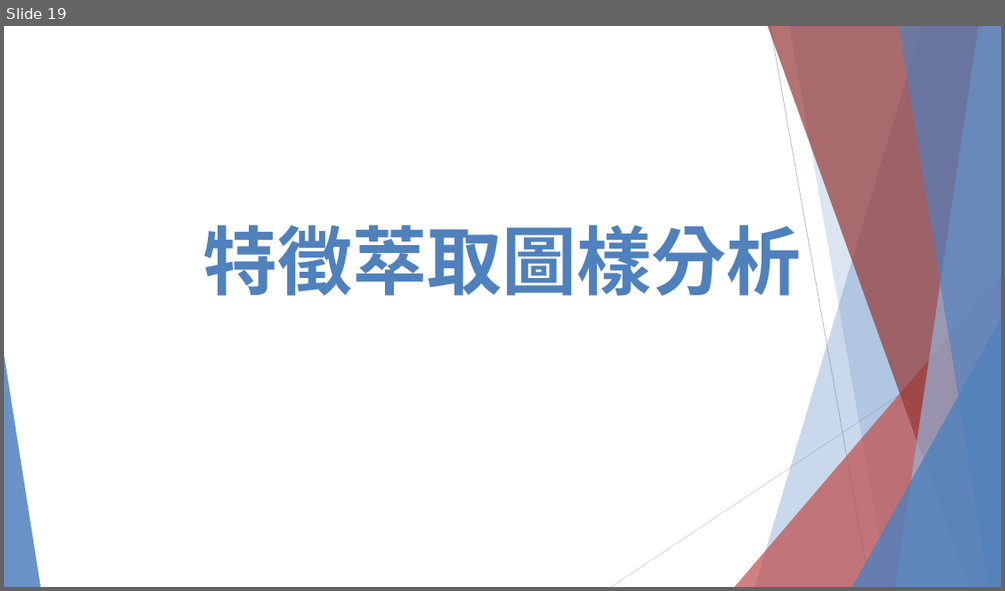
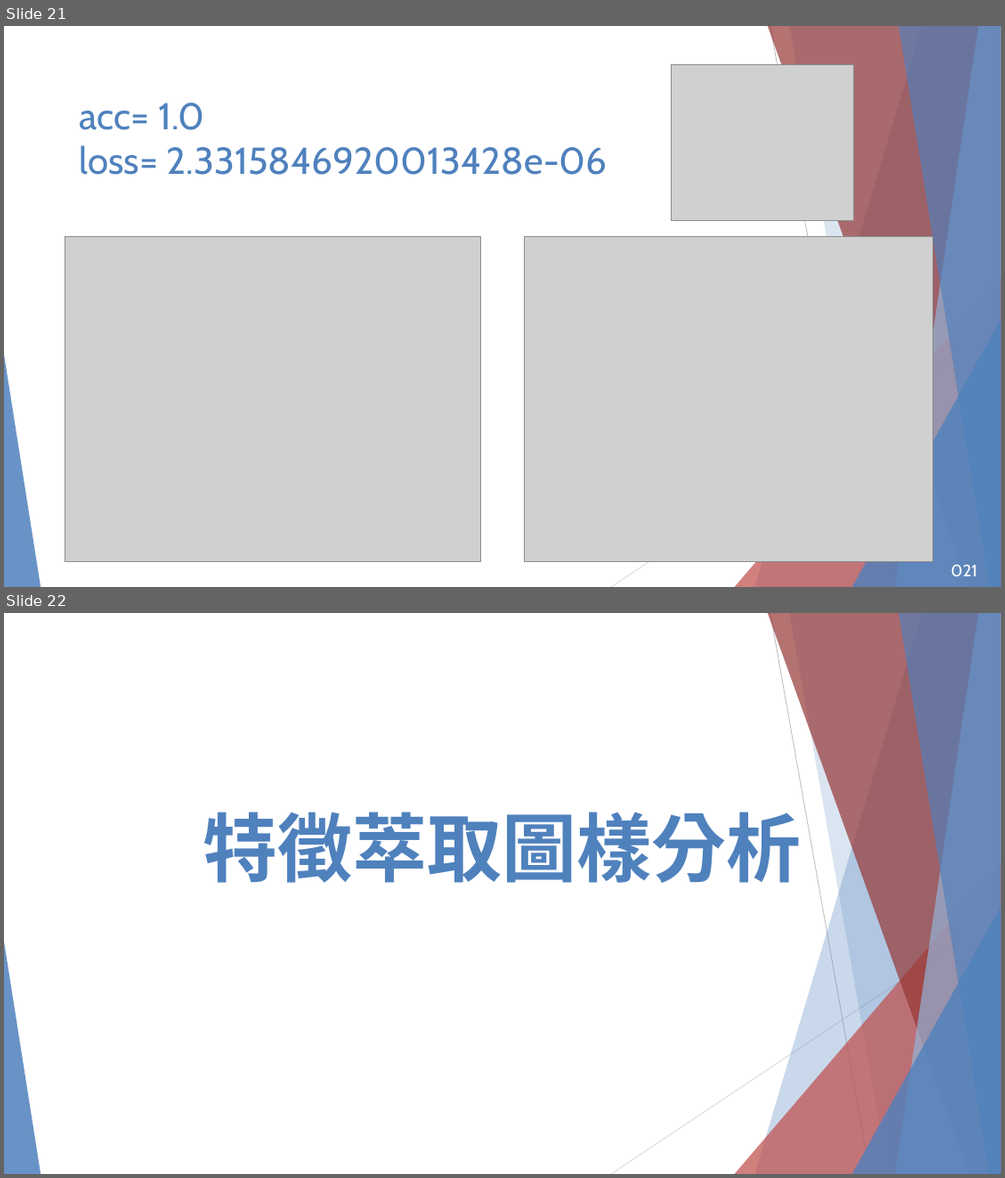
Before and after one commit to chwen529/data, a slide deck: 2023-11-15.pptx. Shown one above the other, each under a label of ours: slide 19 before the commit, slides 21 and 22 after it. The pictures are 1005x591 and 1005x1178 pixels, drawn with LibreOffice and Linux fonts; fonts in the diff are those of the drawing; grey boxes stand for pictures; background and template pictures are left out. Boxes give left, top, right and bottom in pixels: in the first picture for what was removed or moved away, otherwise in the second. Text is boxed around its words. In the diff, an @@ line names an element or a change of style, - is before the commit and + after.

```diff
--- a/2023-11-15.pptx
+++ b/2023-11-15.pptx
@@ slide 21 added at [4, 26, 1001, 587], background picture (left out); not listed: 10 template elements that a slide beside it also shows @@
@@ picture added at [671, 64, 853, 220] @@
@@ text added at [80, 103, 607, 175], 36 pt, text #4F81BD @@
+acc= 1.0
+loss= 2.3315846920013428e-06
@@ picture added at [65, 236, 481, 562] @@
@@ picture added at [525, 236, 933, 562] @@
@@ page number added at [951, 564, 978, 576], 16 pt, text #FFFFFF @@
+021
@@ what was slide 19 is now slide 22 @@
```
Also in this commit, not shown: 2 other slides added.
